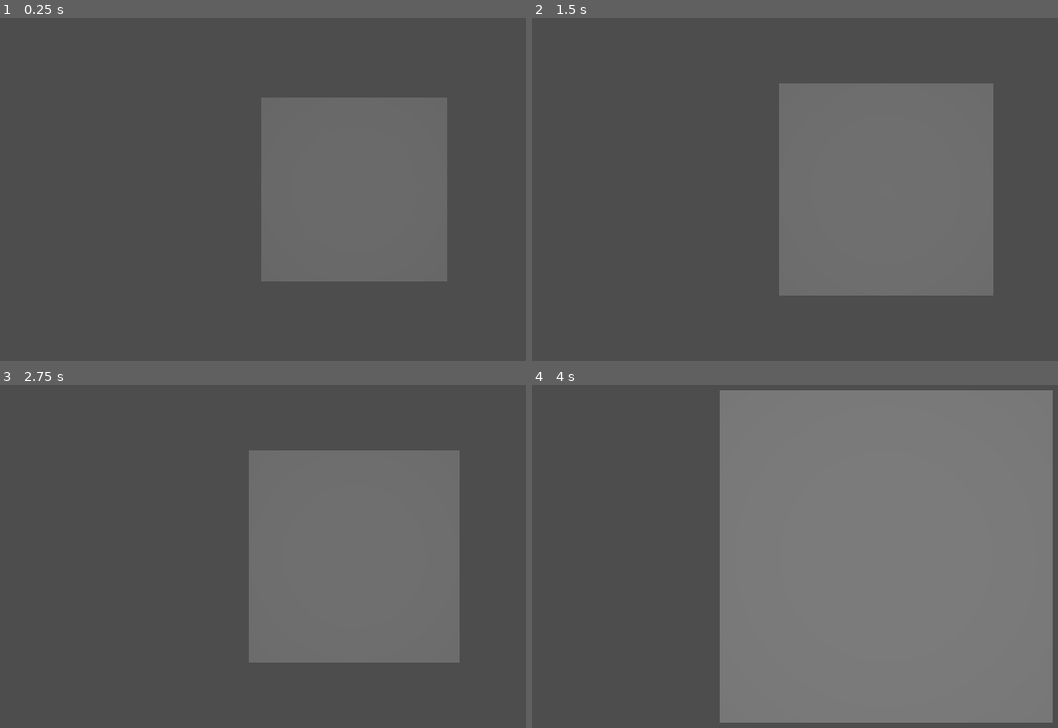
Above: before the commit, frames 1-4 (two rows, left to right).
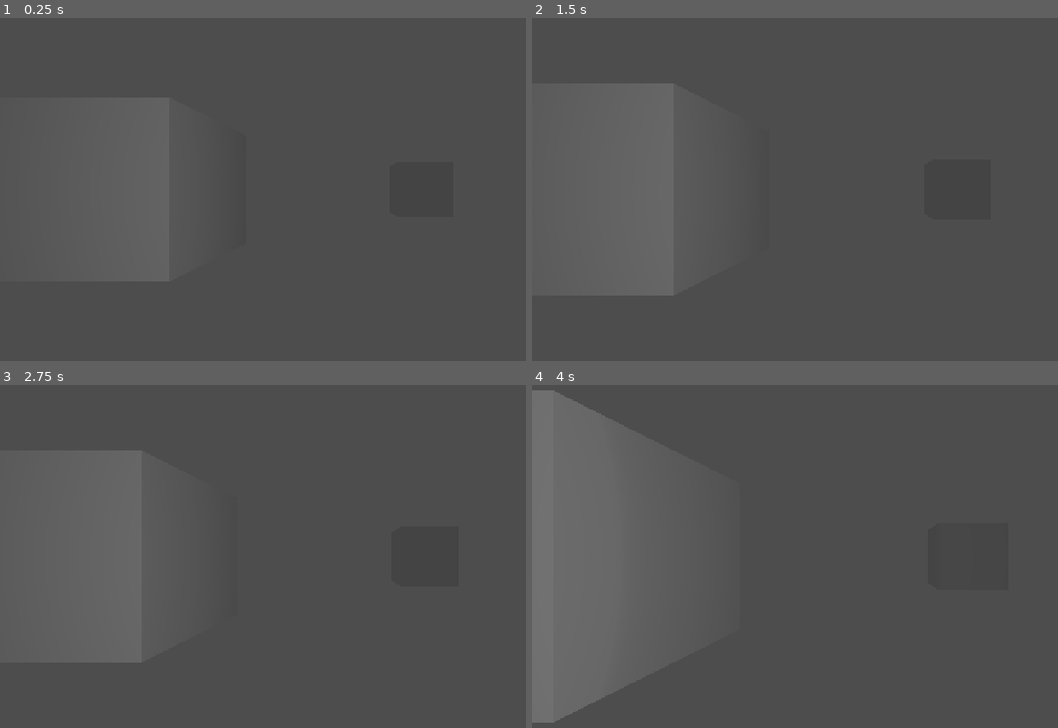
Above: after the commit, the same moments.

Repository: viywolf/kiwihacks-nova
Game: Godot game, scene res://ZoomScene/zoom_scene_3d.tscn
Two runs of this game, one before a commit and one after it. Both use one fixed random seed, a clock stepped at 60 frames per second and the inputs below.
Inputs:
- Up to frame 1 (0.25 s): no input
- Up to frame 2 (1.5 s): tap Enter at 0.5 s; hold W (forward) 0.53-1.28 s; hold S (backward) from 1.28 s (still down)
- Up to frame 3 (2.75 s): tap Space at 2 s; release S (backward) at 2.03 s; hold W (forward) from 2.03 s (still down)
- Up to frame 4 (4 s): release W (forward) at 3.53 s; hold S (backward) from 3.53 s (still down)

The runs differ from the first frame. In frame 1, 19% of the frame differs, in the area x 49-86%, y 23-77%; in frame 2, 28%; in frame 3, 27%; in frame 4, 76%, in the area x 0-99%, y 1-99%.

Commit message:
Cube cube cube

Diff:
--- a/Nova-Godot/ZoomScene/zoom_scene.tscn
+++ /dev/null
@@ -1,3 +0,0 @@
-[gd_scene format=3 uid="uid://drdjl01luenyk"]
-
-[node name="ZoomScene" type="Node2D" unique_id=1877721589]
--- a/Nova-Godot/ZoomScene/zoom_scene_3d.tscn
+++ b/Nova-Godot/ZoomScene/zoom_scene_3d.tscn
@@ -3,16 +3,22 @@
 [ext_resource type="Script" uid="uid://8m13vsbapilk" path="res://ZoomScene/camera_3d.gd" id="1_jej76"]
 [ext_resource type="PackedScene" uid="uid://bvxddpl5p82b4" path="res://ZoomScene/cube.glb" id="1_v2q5u"]
 
-[sub_resource type="Environment" id="Environment_4wvfv"]
-
 [sub_resource type="Environment" id="Environment_8vrlf"]
 ambient_light_color = Color(1, 1, 1, 1)
 ambient_light_energy = 6.65
 
+[sub_resource type="Environment" id="Environment_4wvfv"]
+
 [node name="ZoomScene" type="Node3D" unique_id=555016838]
 
+[node name="WorldEnvironment" type="WorldEnvironment" parent="." unique_id=1595859487]
+environment = SubResource("Environment_8vrlf")
+
 [node name="cube" parent="." unique_id=1374397085 instance=ExtResource("1_v2q5u")]
-transform = Transform3D(1, 0, 0, 0, 1, 0, 0, 0, 1, 0, 0, 3.8067095)
+transform = Transform3D(1, 0, 0, 0, 1, 0, 0, 0, 1, 3, 0, 3.8067095)
+
+[node name="cube2" parent="." unique_id=1070589354 instance=ExtResource("1_v2q5u")]
+transform = Transform3D(0.7, 0, 0, 0, 0.7, 0, 0, 0, 0.7, -1.7975464, 0, 7.254323)
 
 [node name="CharacterBody3D" type="CharacterBody3D" parent="." unique_id=8015377]
 script = ExtResource("1_jej76")
@@ -25,6 +31,3 @@
 transform = Transform3D(1, 0, 0, 0, 1, 0, 0, 0, 1, -3.496911e-07, 0, 4)
 light_size = 10.0
 spot_range = 10.0
-
-[node name="WorldEnvironment" type="WorldEnvironment" parent="." unique_id=1595859487]
-environment = SubResource("Environment_8vrlf")
